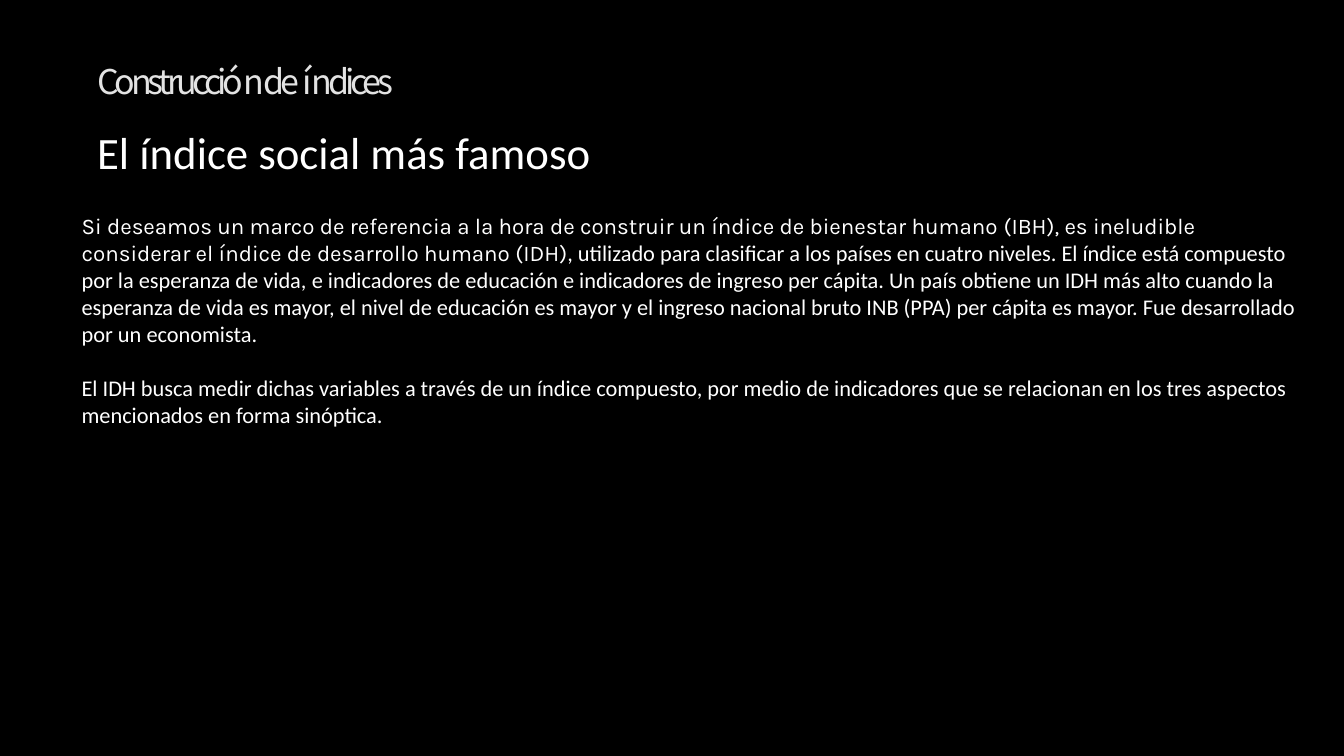
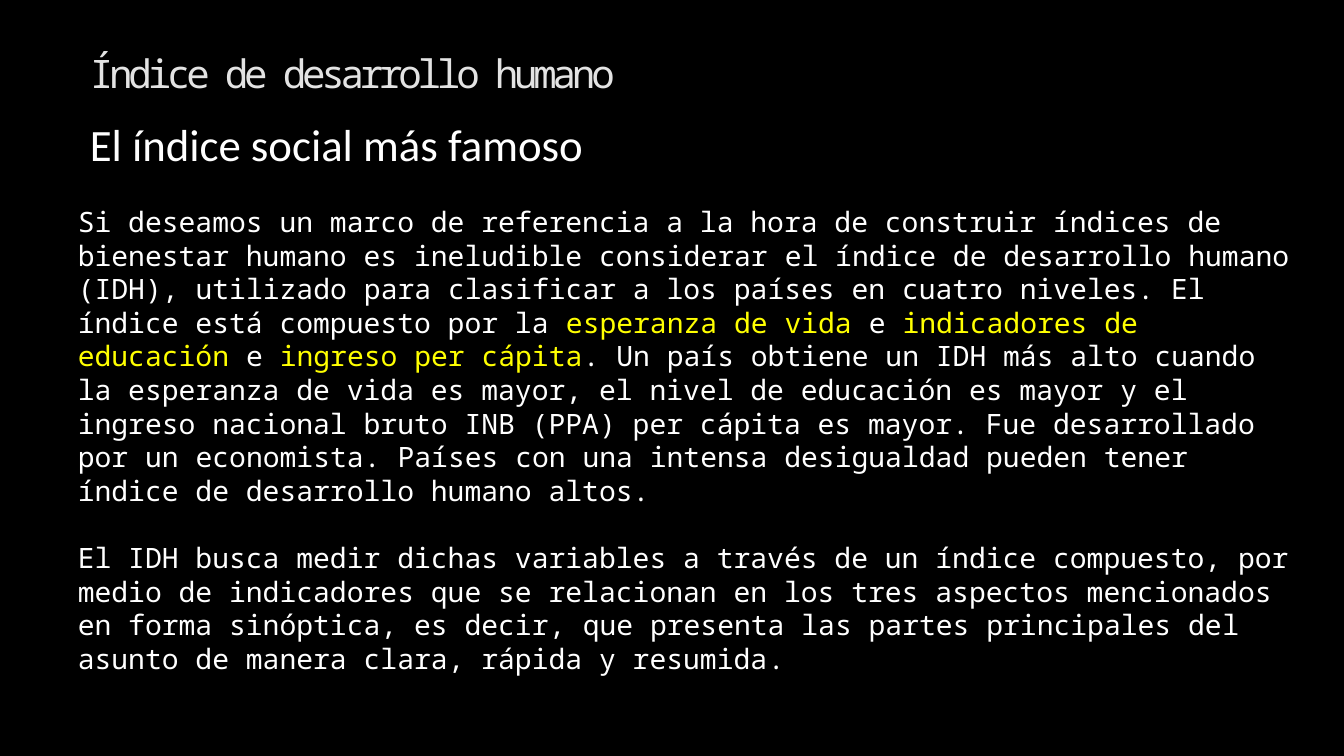
Before and after one commit to Sud-Austral/ds_indices, a slide deck: slide 13 of indices.pptx (slide 9 before the commit). Drawn at 1344x756 pixels with LibreOffice and Linux fonts; fonts in the diff are those of the drawing; background and template pictures are left out. Boxes give left, top, right and bottom in pixels: in the first picture for what was removed or moved away, otherwise in the second. Text is boxed around its words. In the diff, an @@ line names an element or a change of style, - is before the commit and + after.

Commit message:
up

```diff
--- a/indices.pptx
+++ b/indices.pptx
@@ text added at bbox=[90, 52, 615, 89], 28 pt, text gradient #969696 to #E3E3E3 to #FFFFFF @@
+Índice de desarrollo humano
@@ title removed at bbox=[97, 64, 393, 95] @@
-Construcción de índices
@@ text "El índice social más famoso": place and size @@
-text "El índice social más famoso" at bbox=[97, 138, 590, 170]
+text "El índice social más famoso" at bbox=[90, 130, 583, 162]
@@ text at bbox=[78, 210, 1289, 676]: text changed; size 16 to 20 pt; font Calibri to Noto Sans Mono @@
-Si deseamos un marco de referencia a la hora de construir un índice de bienestar humano (IBH), es ineludible considerar el índice de desarrollo humano (IDH), utilizado para clasificar a los países en cuatro niveles. El índice está compuesto por la esperanza de vida, e indicadores de educación e indicadores de ingreso per cápita. Un país obtiene un IDH más alto cuando la esperanza de vida es mayor, el nivel de educación es mayor y el ingreso nacional bruto INB (PPA) per cápita es mayor. Fue desarrollado por un economista.
-El IDH busca medir dichas variables a través de un índice compuesto, por medio de indicadores que se relacionan en los tres aspectos mencionados en forma sinóptica.
+Si deseamos un marco de referencia a la hora de construir índices de bienestar humano es ineludible considerar el índice de desarrollo humano (IDH), utilizado para clasificar a los países en cuatro niveles. El índice está compuesto por la esperanza de vida e indicadores de educación e ingreso per cápita. Un país obtiene un IDH más alto cuando la esperanza de vida es mayor, el nivel de educación es mayor y el ingreso nacional bruto INB (PPA) per cápita es mayor. Fue desarrollado por un economista. Países con una intensa desigualdad pueden tener índice de desarrollo humano altos.
+El IDH busca medir dichas variables a través de un índice compuesto, por medio de indicadores que se relacionan en los tres aspectos mencionados en forma sinóptica, es decir, que presenta las partes principales del asunto de manera clara, rápida y resumida.
```
Also in this commit, not shown: 15 other slides changed, 13 slides added, 9 slides removed.
